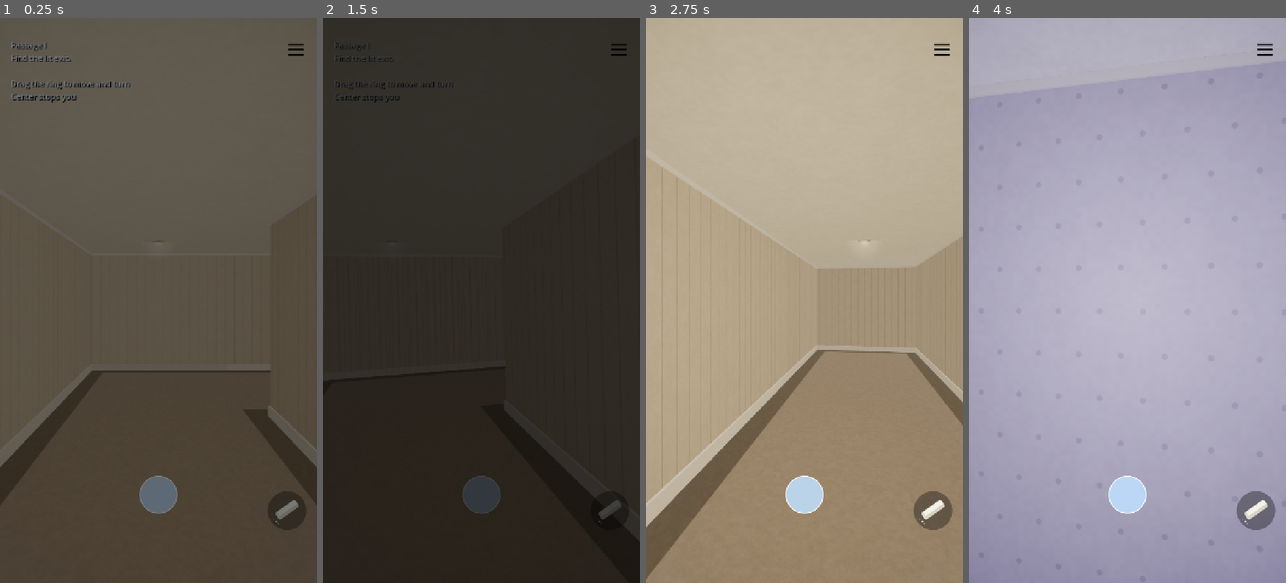
Above: before the commit, frames 1-4 (left to right).
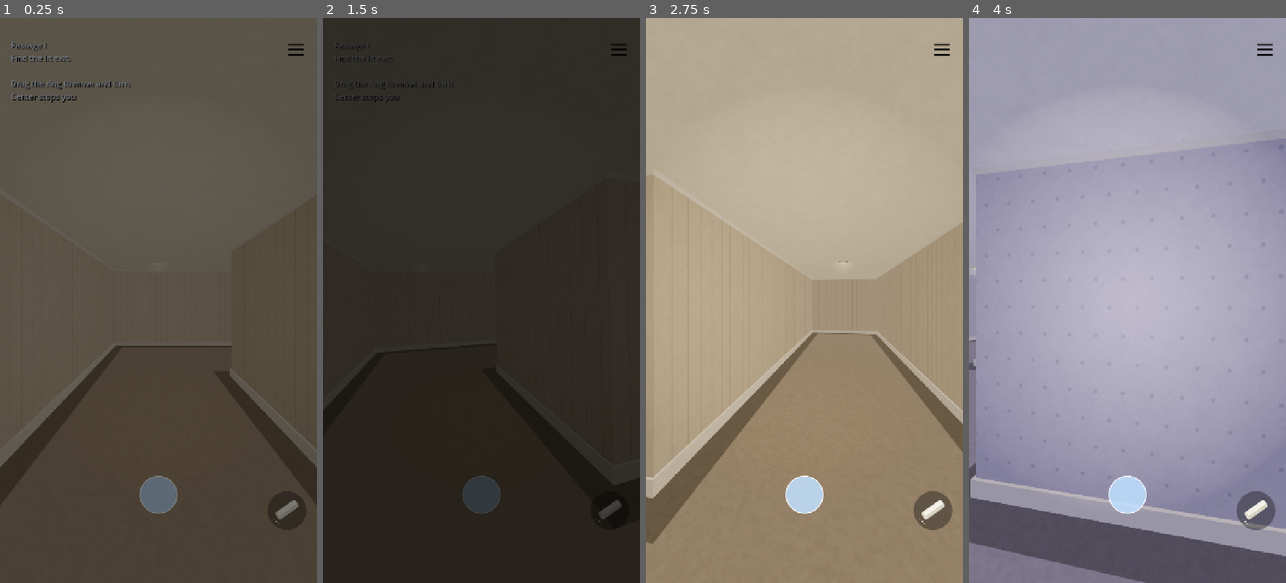
Above: after the commit, the same moments.

Repository: planting-moon/passages
Game: Godot game, scene res://scenes/main.tscn
Two runs of this game, one before a commit and one after it. Both use one fixed random seed, a clock stepped at 60 frames per second and the inputs below.
Inputs (mouse positions are in pixels of both pictures, inside the frame that each line leads up to):
- Up to frame 1 (0.25 s): no input
- Up to frame 2 (1.5 s): click (611, 509) at 0.5 s; tap Enter at 1.25 s; move the mouse to (551, 272) at 1.27 s; hold D from 1.28 s (still down); tap R at 1.35 s; click (551, 272) at 1.42 s
- Up to frame 3 (2.75 s): release D at 2 s; drag from (741, 328) to (788, 413) at 2.02 s
- Up to frame 4 (4 s): tap Space at 2.75 s; move the mouse to (1159, 176) at 2.77 s; hold D 2.78-3.5 s; tap 0 at 2.85 s; drag from (1111, 413) to (1032, 215) at 3.52 s

The runs differ from the first frame. In frame 1, 0.8% of the frame differs, in the area x 29-86%, y 41-71%; in frame 2, 0.2%; in frame 3, 8.3%; in frame 4, 15%, in the area x 0-100%, y 6-100%.

Commit message:
Chalk falls back to the floor; wider field of view
- If no wall is within reach, the chalk X is drawn on the floor ahead,
  aligned with the player's heading
- Camera FOV is now set across the screen width (72 deg) so portrait
  phones get a wider, less cramped view

Co-Authored-By: Claude Opus 5.5 <noreply@anthropic.com>

Diff:
--- a/scenes/player.tscn
+++ b/scenes/player.tscn
@@ -15,8 +15,9 @@
 
 [node name="Camera3D" type="Camera3D" parent="."]
 transform = Transform3D(1, 0, 0, 0, 1, 0, 0, 0, 1, 0, 1.55, 0)
+keep_aspect = 0
 current = true
-fov = 80.0
+fov = 72.0
 
 [node name="Headlamp" type="SpotLight3D" parent="Camera3D"]
 light_color = Color(1, 0.96, 0.88, 1)
--- a/scripts/main.gd
+++ b/scripts/main.gd
@@ -944,18 +944,28 @@
 	var from := camera.global_position
 	var to := from - camera.global_transform.basis.z * 3.2
 	var query := PhysicsRayQueryParameters3D.create(from, to, 0xFFFFFFFF, [player.get_rid()])
-	var hit := world.find_world_3d().direct_space_state.intersect_ray(query)
+	var space := world.find_world_3d().direct_space_state
+	var hit := space.intersect_ray(query)
 	if hit.is_empty():
-		return
+		# No wall within reach: mark the floor just ahead instead.
+		var forward := -player.global_transform.basis.z
+		forward.y = 0.0
+		var ahead := player.global_position + forward.normalized() * 2.8
+		var down := PhysicsRayQueryParameters3D.create(ahead + Vector3.UP, ahead + Vector3.DOWN, 0xFFFFFFFF, [player.get_rid()])
+		hit = space.intersect_ray(down)
+		if hit.is_empty():
+			return
 	var hit_position: Vector3 = hit["position"]
 	var hit_normal: Vector3 = hit["normal"]
 	add_chalk_mark(hit_position, hit_normal)
 
 func add_chalk_mark(hit_position: Vector3, normal: Vector3) -> void:
 	var marker := Node3D.new()
-	marker.position = hit_position + normal * 0.04
+	marker.position = hit_position + normal * 0.015
 	world.add_child(marker)
-	marker.look_at(hit_position, Vector3.UP)
+	# On the floor, line the X up with the player's heading instead of world up.
+	var up := Vector3.UP if absf(normal.y) < 0.9 else -player.global_transform.basis.z
+	marker.look_at(hit_position, up)
 	var material := StandardMaterial3D.new()
 	material.albedo_color = Color(0.95, 0.95, 0.88)
 	material.shading_mode = BaseMaterial3D.SHADING_MODE_UNSHADED
